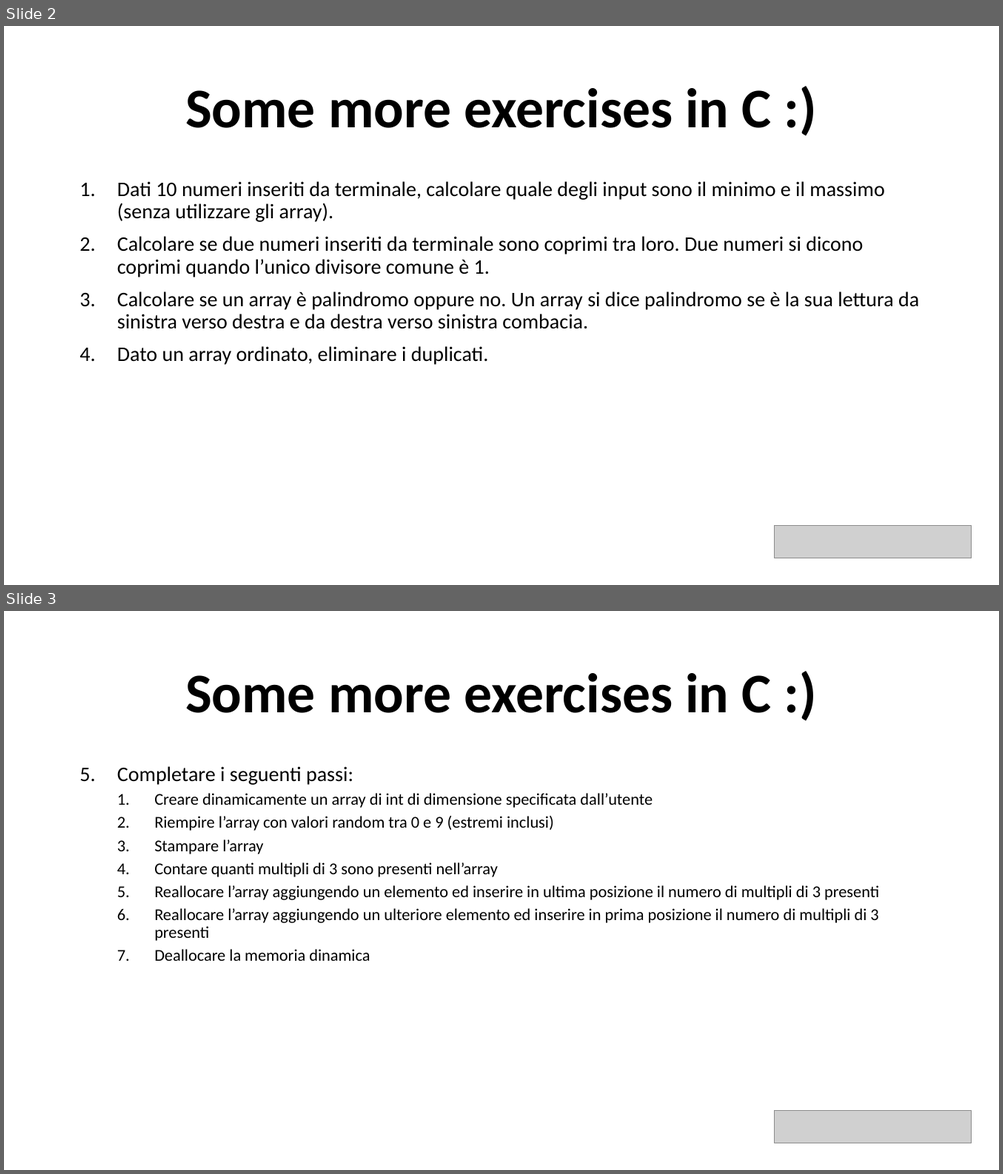
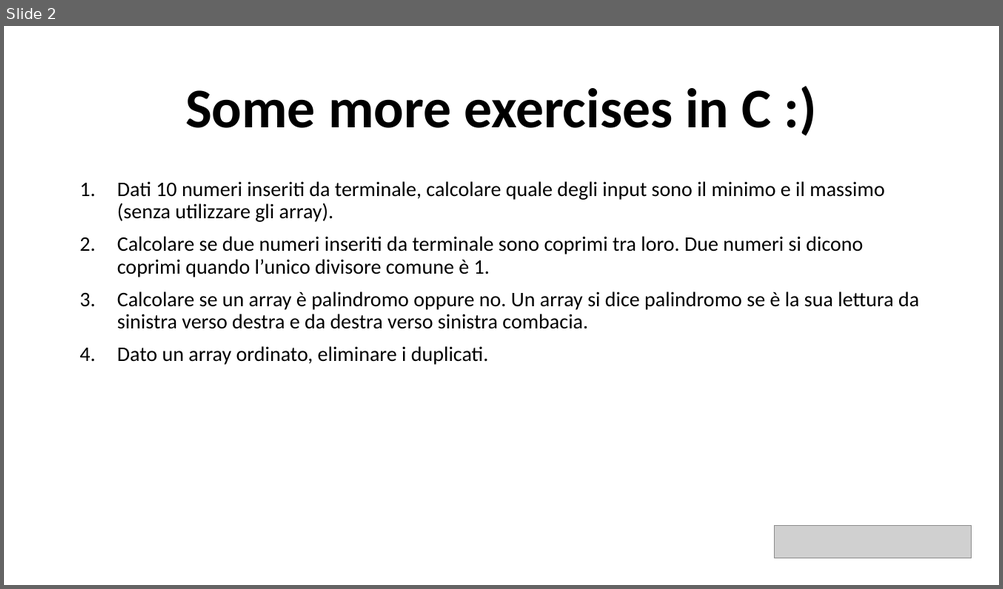
Before and after one commit to v-research/edu, a slide deck: IT_introduction_2021/material/other_exercises.pptx. Shown one above the other, each under a label of ours: slides 2 and 3 before the commit, slide 2 after it. The pictures are 1003x1174 and 1003x589 pixels, drawn with LibreOffice and Linux fonts; fonts in the diff are those of the drawing; grey boxes stand for pictures. Boxes give left, top, right and bottom in pixels: in the first picture for what was removed or moved away, otherwise in the second. Text is boxed around its words. In the diff, an @@ line names an element or a change of style, - is before the commit and + after.

Commit message:
exercises update

```diff
--- a/IT_introduction_2021/material/other_exercises.pptx
+++ b/IT_introduction_2021/material/other_exercises.pptx
@@ slide 3 removed at <box>4,611,999,1170</box>, background #FFFFFF @@
@@ title removed at <box>185,673,771,713</box> @@
-Some more exercises in C :)
@@ text removed at <box>117,766,879,961</box> @@
-5. Completare i seguenti passi:
-  1. Creare dinamicamente un array di int di dimensione specificata dall’utente
-  2. Riempire l’array con valori random tra 0 e 9 (estremi inclusi)
-  3. Stampare l’array
-  4. Contare quanti multipli di 3 sono presenti nell’array
-  5. Reallocare l’array aggiungendo un elemento ed inserire in ultima posizione il numero di multipli di 3 presenti
-  6. Reallocare l’array aggiungendo un ulteriore elemento ed inserire in prima posizione il numero di multipli di 3 presenti
-  7. Deallocare la memoria dinamica
@@ picture removed at <box>775,1111,972,1143</box> @@
```
Also in this commit, not shown: 1 slide added, 1 other slide removed, 1 other file.
